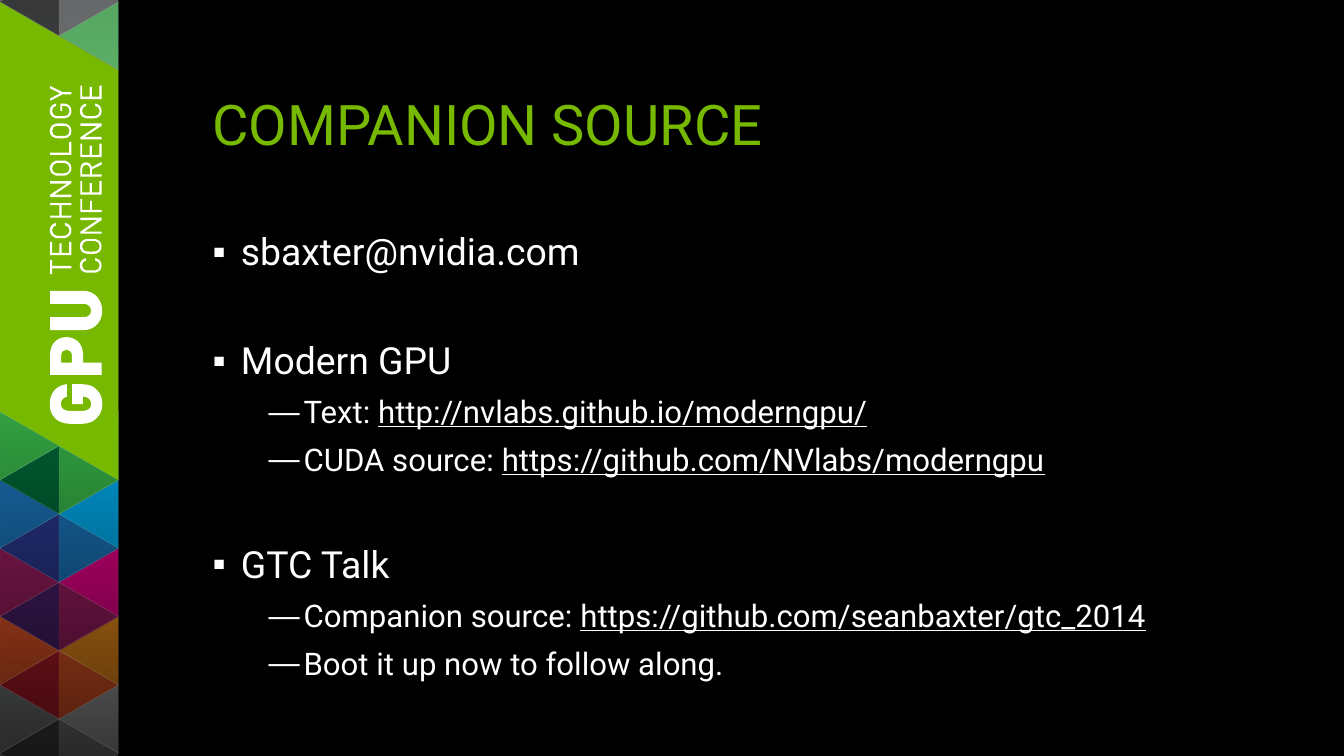
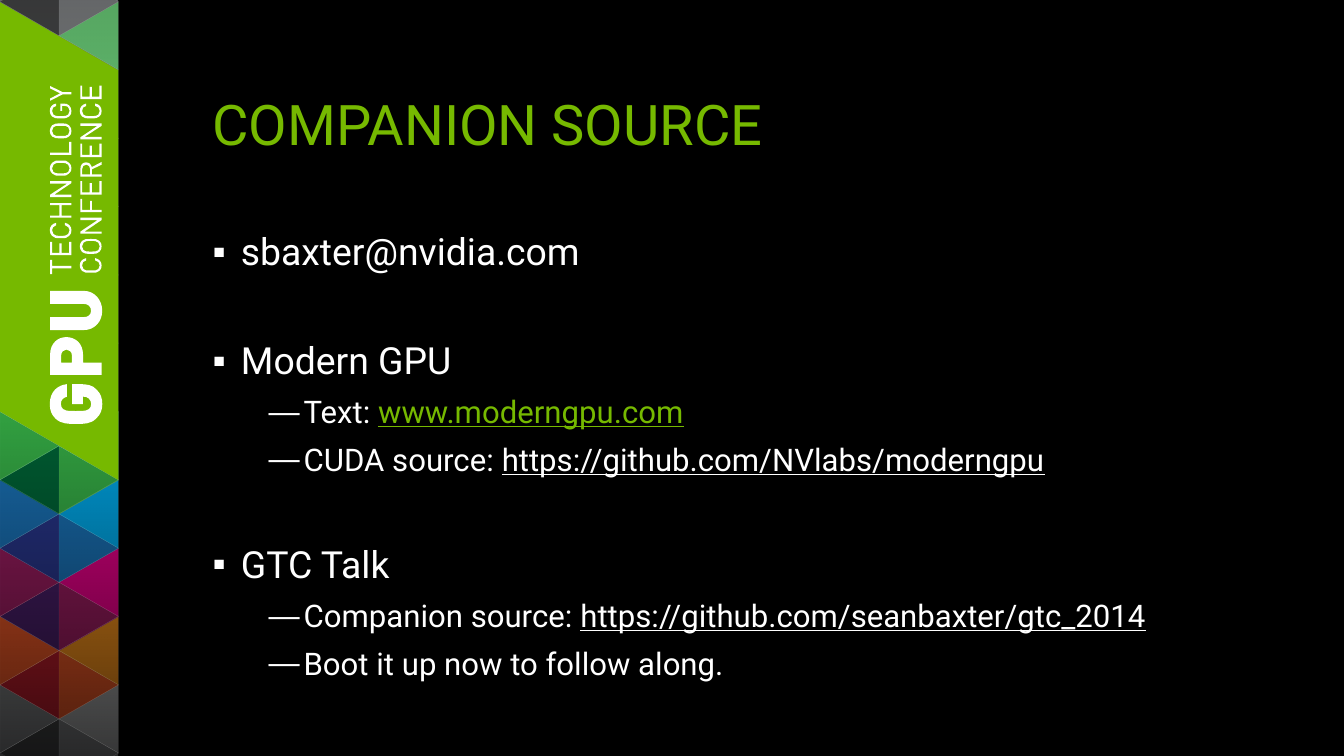
Before and after one commit to seanbaxter/gtc_2014, a slide deck: slide 2 of gtc_2014_sean_baxter.pptx. Drawn at 1344x756 pixels with LibreOffice and Linux fonts; fonts in the diff are those of the drawing. Boxes give left, top, right and bottom in pixels: in the first picture for what was removed or moved away, otherwise in the second. Text is boxed around its words. In the diff, an @@ line names an element or a change of style, - is before the commit and + after.

```diff
--- a/gtc_2014_sean_baxter.pptx
+++ b/gtc_2014_sean_baxter.pptx
@@ text at (304,399,683,430): text changed; text colour #FFFFFF to #76B900 @@
-  — Text: http://nvlabs.github.io/moderngpu/
+  — Text: www.moderngpu.com
```
Also in this commit, not shown: 14 other slides changed, 3 slides added, 1 slide removed.
